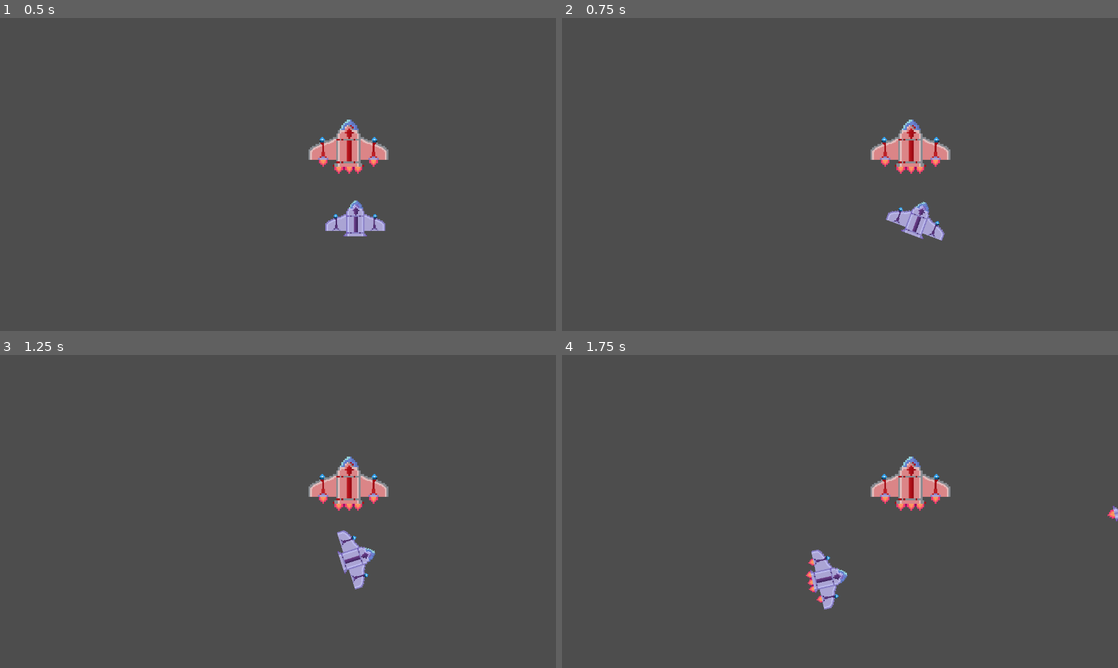
Above: before the commit, frames 1-4 (two rows, left to right).
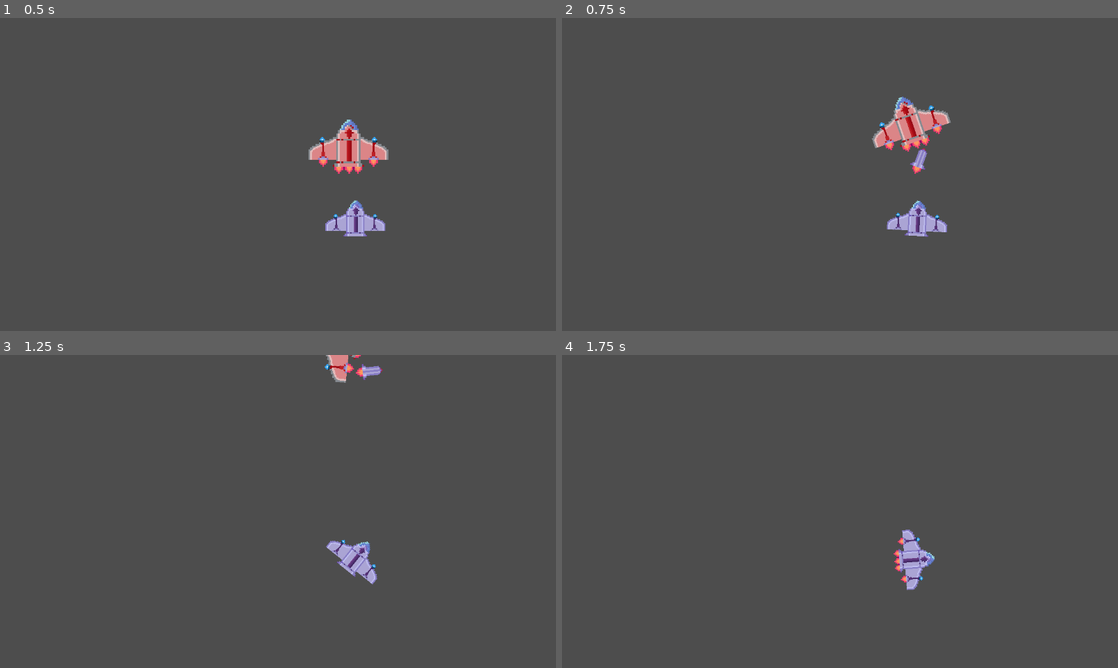
Above: after the commit, the same moments.

Repository: kyleoneill/beryl
Game: Godot game, scene res://scenes/dev_level.tscn
Same seed, same stepped clock (60 frames per second), same inputs: the game is played once before the commit and once after it.
Inputs:
- Up to frame 1 (0.5 s): no input
- Up to frame 2 (0.75 s): tap Enter at 0.5 s; hold D (right) from 0.53 s (still down); tap E (shoot, bound only after the commit) at 0.6 s
- Up to frame 3 (1.25 s): keep holding D (right)
- Up to frame 4 (1.75 s): release D (right) at 1.28 s; hold S (down) from 1.28 s (still down); tap Space (shoot, bound only before the commit) at 1.35 s

Frame 1 is identical in both runs. In frame 2, 2.8% of the frame differs, in the area x 55-70%, y 25-72%; in frame 3, 2.5%; in frame 4, 2.9%, in the area x 43-100%, y 32-82%.

Commit message:
Set player to be a rigidbody and use force-based movement

Diff:
--- a/project.godot
+++ b/project.godot
@@ -48,6 +48,11 @@
 }
 shoot={
 "deadzone": 0.5,
+"events": [Object(InputEventKey,"resource_local_to_scene":false,"resource_name":"","device":-1,"window_id":0,"alt_pressed":false,"shift_pressed":false,"ctrl_pressed":false,"meta_pressed":false,"pressed":false,"keycode":0,"physical_keycode":69,"key_label":0,"unicode":101,"echo":false,"script":null)
+]
+}
+kill_movement={
+"deadzone": 0.5,
 "events": [Object(InputEventKey,"resource_local_to_scene":false,"resource_name":"","device":-1,"window_id":0,"alt_pressed":false,"shift_pressed":false,"ctrl_pressed":false,"meta_pressed":false,"pressed":false,"keycode":0,"physical_keycode":32,"key_label":0,"unicode":32,"echo":false,"script":null)
 ]
 }
--- a/scenes/characters/player.tscn
+++ b/scenes/characters/player.tscn
@@ -3,25 +3,17 @@
 [ext_resource type="Script" path="res://scripts/player.gd" id="1_0voso"]
 [ext_resource type="Texture2D" uid="uid://7m3msbrpe2yk" path="res://sprites/player/spaceship_engine.png" id="1_rht5m"]
 
-[node name="Player" type="Area2D"]
-position = Vector2(500, 300)
-scale = Vector2(1.5, 1.5)
+[node name="Player" type="RigidBody2D"]
+position = Vector2(525, 309)
+gravity_scale = 0.0
 script = ExtResource("1_0voso")
 metadata/_edit_group_ = true
 
 [node name="Sprite2D" type="Sprite2D" parent="."]
 texture_filter = 1
+scale = Vector2(1.5, 1.5)
 texture = ExtResource("1_rht5m")
 
 [node name="CollisionPolygon2D" type="CollisionPolygon2D" parent="."]
-position = Vector2(5.72205e-06, -3.99999)
-scale = Vector2(4.6, 2.73333)
+scale = Vector2(7.43008, 4.60983)
 polygon = PackedVector2Array(-0.579712, -9.7561, -3.91305, -2.19513, -6.66667, -2.43903, -9.85508, 2.92683, -9.85508, 7.07317, -3.04348, 7.07317, -3.76812, 9.75609, 3.91304, 9.75609, 3.04348, 7.07317, 9.85507, 7.07317, 9.85507, 2.43902, 6.52174, -2.43903, 3.62318, -3.17074, 1.44927, -9.7561)
-
-[node name="RigidBody2D" type="RigidBody2D" parent="."]
-gravity_scale = 0.0
-
-[node name="CollisionPolygon2D" type="CollisionPolygon2D" parent="RigidBody2D"]
-position = Vector2(0, -4)
-scale = Vector2(4.6, 2.733)
-polygon = PackedVector2Array(-0.579712, -9.7561, -3.91305, -2.19513, -6.66667, -2.43903, -9.85508, 2.92683, -9.85508, 7.07317, -3.04348, 7.07317, -3.76812, 9.75609, 3.91304, 9.75609, 3.04348, 7.07317, 9.85507, 7.07317, 9.85507, 2.43902, 6.52174, -2.43903, 3.62318, -3.17074, 1.44927, -9.7561)
--- a/scripts/player.gd
+++ b/scripts/player.gd
@@ -1,18 +1,18 @@
-extends Area2D
+extends RigidBody2D
 
-@export var speed = 50
-@export var rotational_speed = 0.03
+@export var slowdown_speed = -0.5
+@export var max_speed = 650
+@export var speed = 150
+@export var rotational_speed = 2000
 # TODO: engine_is_on makes it so that we avoid loading a sprite every frame, assuming
 # that sprite loads are too expensive to do that. Is this actually necessary?
 var engine_is_on
-var velocity
 
 
 # Called when the node enters the scene tree for the first time.
 func _ready():
 	engine_is_on = false
 	$Sprite2D.texture = load("res://sprites/player/spaceship_engine_off.png")
-	velocity = Vector2.ZERO
 
 
 # Called every frame. 'delta' is the elapsed time since the previous frame.
@@ -22,18 +22,23 @@
 
 func handle_input(delta):
 	# Movement
+	var velocity = Vector2.ZERO
 	var new_movement = 0
 	if Input.is_action_pressed("down"):
 		new_movement = -1
 	if Input.is_action_pressed("up"):
 		new_movement = 1
 	if Input.is_action_pressed("left"):
-		rotation -= rotational_speed
+		apply_torque(-1 * rotational_speed)
 	if Input.is_action_pressed("right"):
-		rotation += rotational_speed
+		apply_torque(rotational_speed)
+	if Input.is_action_pressed("kill_movement"):
+		apply_central_force(linear_velocity * slowdown_speed)
+		if linear_velocity.length() <= 20:
+			set_linear_velocity(Vector2.ZERO)
 	if new_movement != 0:
 		var change_in_velocity = Vector2(speed * new_movement, 0)
-		velocity += change_in_velocity.rotated(rotation - deg_to_rad(90))
+		velocity = change_in_velocity.rotated(rotation - deg_to_rad(90))
 		if !engine_is_on:
 			# If a movement key is down, set sprite to engine on
 			$Sprite2D.texture = load("res://sprites/player/spaceship_engine.png")
@@ -44,13 +49,9 @@
 			$Sprite2D.texture = load("res://sprites/player/spaceship_engine_off.png")
 			engine_is_on = false
 	if velocity.x != 0 || velocity.y != 0:
-		# TODO: Do I want to add a force to our rigidbody instead?
-		#       Should I change the Node2D to a rigidbody?
-		#        ^ This would stop the overlap of having two colliders which is prob bad
-		# We need to change our position depending on velocity and then lower velocity
-		position += velocity * delta
-		velocity.x *= .95 if abs(velocity.x) > 1 else 0
-		velocity.y *= .95 if abs(velocity.y) > 1 else 0
+		# We only want to add a forward force if we are going slower than our max speed
+		if linear_velocity.length() < max_speed:
+			apply_force(velocity, Vector2.ZERO)
 
 	# Combat
 	if Input.is_action_just_pressed("shoot"):
